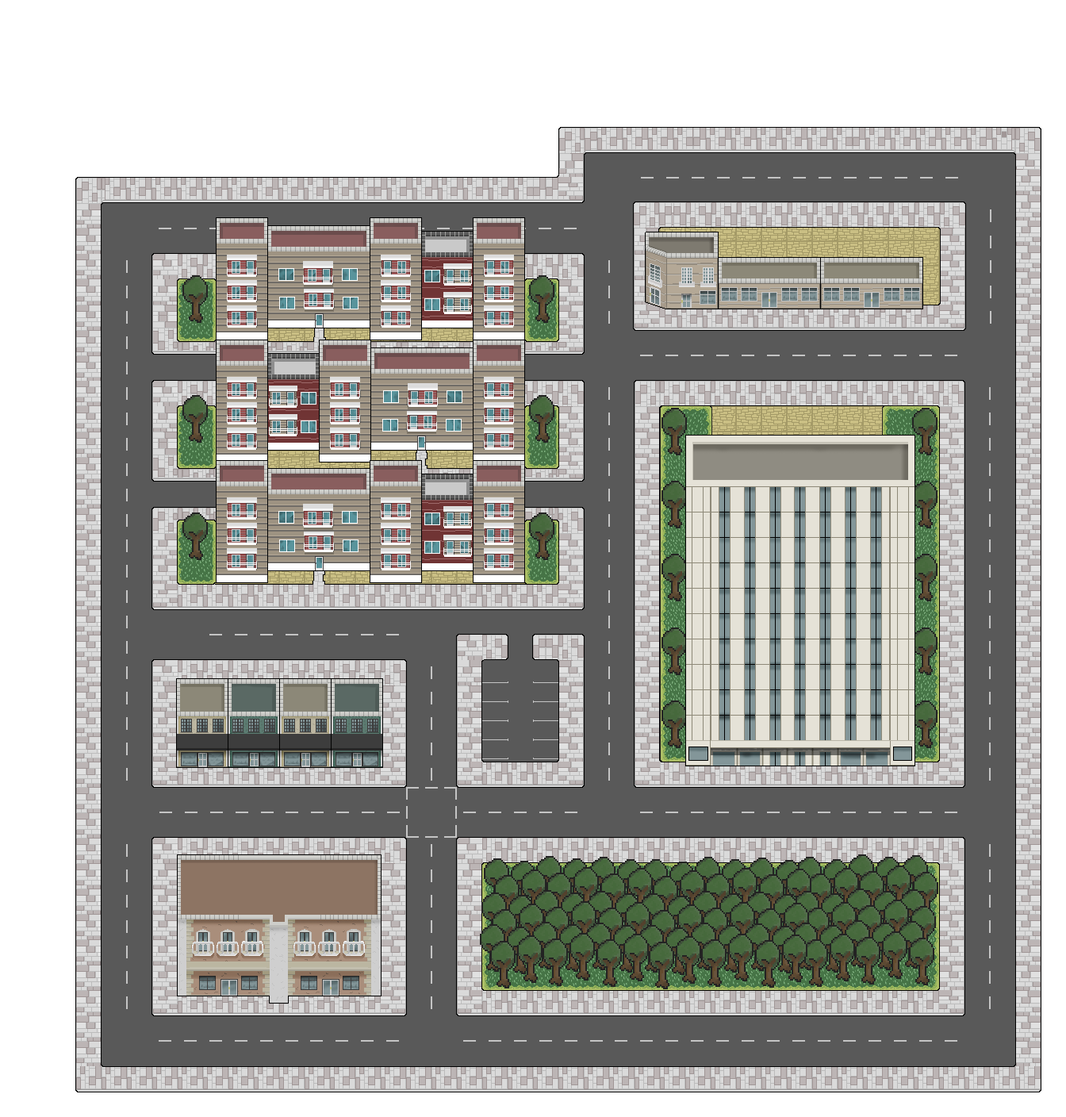
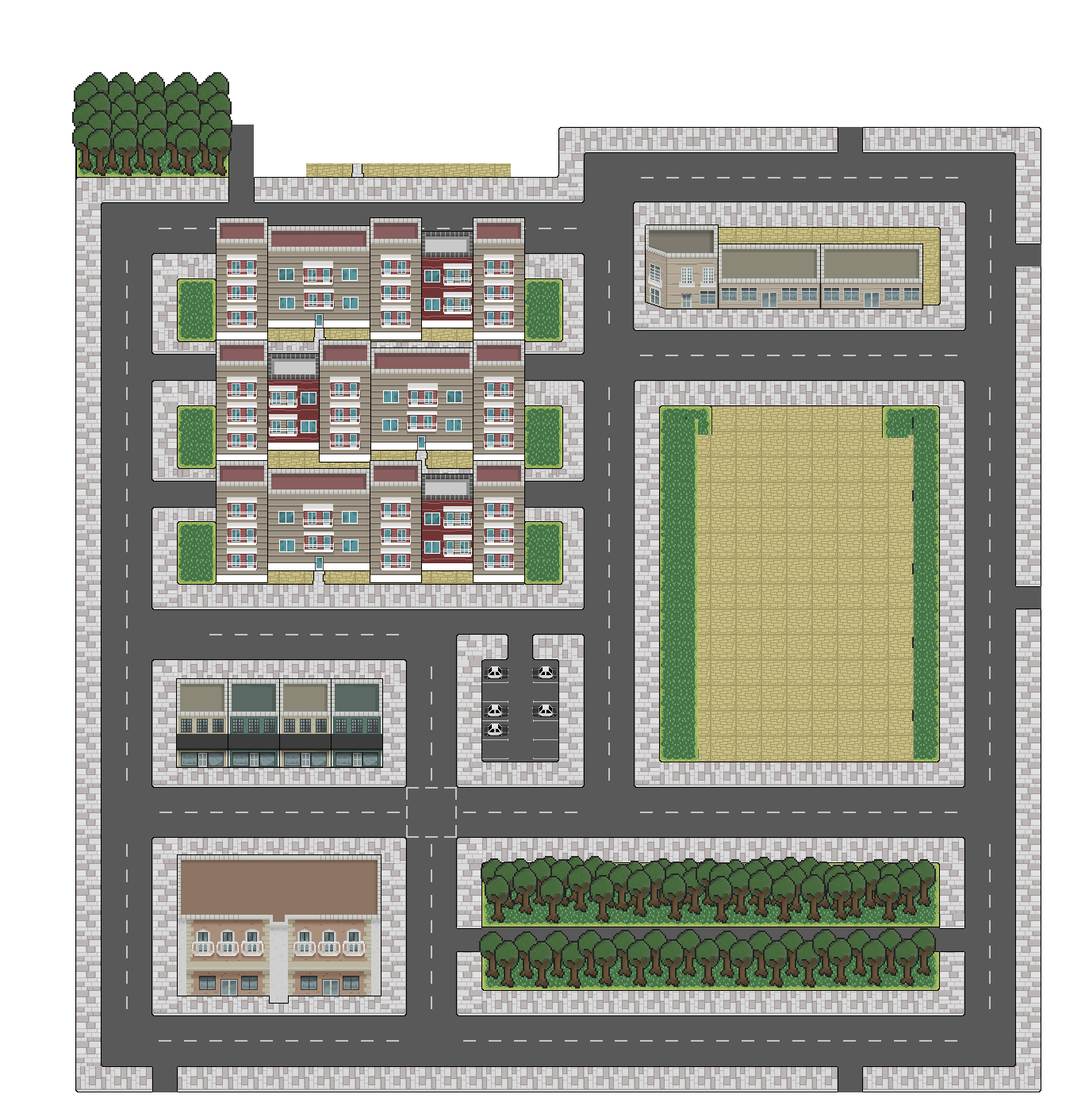
The second w=1066, h=1117 image is a revision of the first. Changes to its layers:
hid "tall building", painted on it over left=685, top=407, right=916, bottom=767
removed layer "Layer 2" from group "fourth set of buildings" over left=645, top=231, right=820, bottom=269
removed layer "Layer 3" from group "fourth set of buildings" over left=821, top=257, right=923, bottom=269
painted on "Layer 1" over left=645, top=224, right=924, bottom=269
showed group "parking" (1 layers) over left=484, top=666, right=558, bottom=737
added layer "SetOfTrees2" above "SetOfTrees1" over left=479, top=928, right=937, bottom=989
added layer "SetOfTrees1" above "map layout" over left=480, top=856, right=937, bottom=924
painted on "map layout" over left=72, top=72, right=1042, bottom=1093
added layer "grass" over left=75, top=100, right=940, bottom=990
